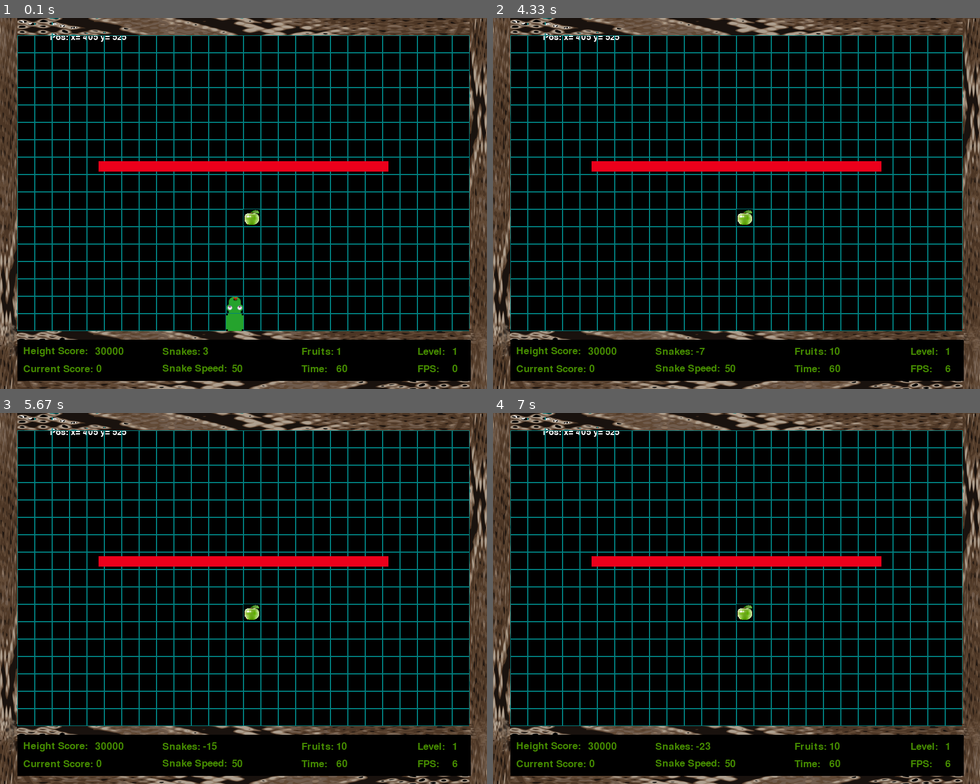
Above: before the commit, frames 1-4 (two rows, left to right).
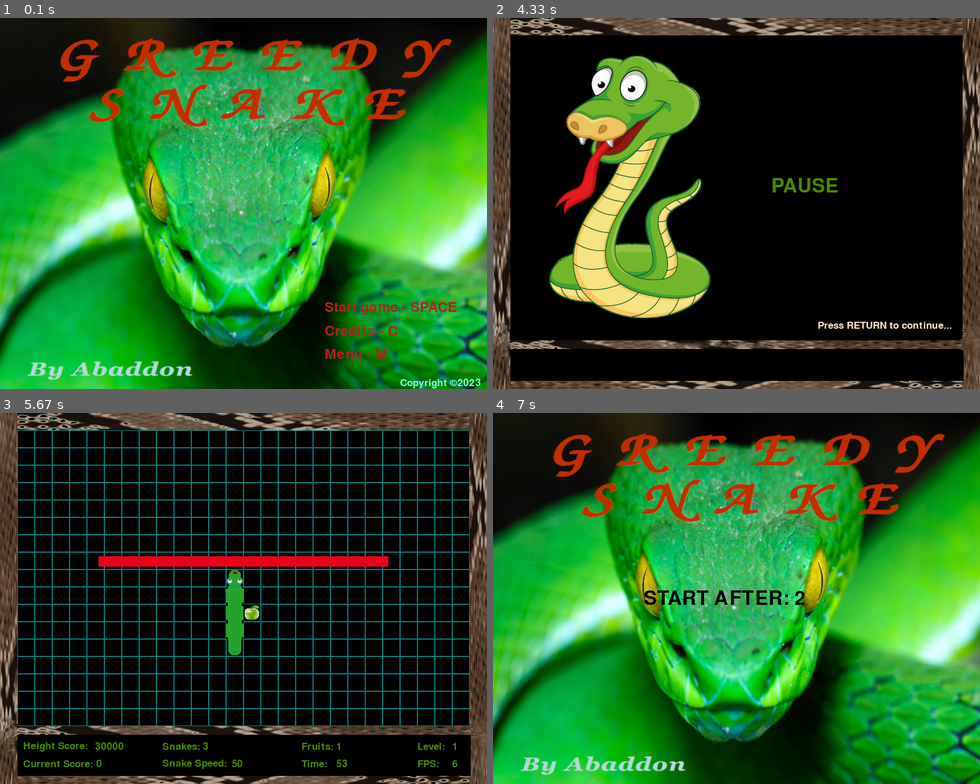
Above: after the commit, the same moments.

Repository: byAbaddon/PyGame-Greedy-Snake
Game: pygame game, started from main.py
Two runs of this game, one before a commit and one after it. Both use one fixed random seed, a clock stepped at 60 frames per second and the inputs below.
Inputs:
- Up to frame 1 (0.1 s): no input
- Up to frame 2 (4.33 s): tap C at 0.33 s; tap Enter at 0.67, 4.2 s; tap Space at 1.1, 3.77 s; hold P 3.7-4.17 s; hold Down 3.7-4.17 s
- Up to frame 3 (5.67 s): hold P 4.77-5.23 s; hold Down 4.77-5.23 s; tap Space at 4.83 s; tap Enter at 5.27 s
- Up to frame 4 (7 s): no input

The runs differ from the first frame. In frame 1, 92% of the frame differs, in the area x 0-100%, y 0-100%; in frame 2, 29%; in frame 3, 0.9%; in frame 4, 91%.

Commit message:
add states: Menu and Credits

Diff:
--- a/main.py
+++ b/main.py
@@ -32,27 +32,44 @@
 
 # Game State
 class GameState(Sound):
-    COOLDOWN = 2000  # milliseconds
+    COOLDOWN = 1000  # milliseconds
     start_timer = pygame.time.get_ticks()
+    start_game_counter = 3
 
     def __init__(self,):
-        self.state = 'game'
+        self.state = 'intro'
         self.current_music = ''
         self.is_music_play = False
         self.background = None
         self.is_bg_created = False
+        self.reset_data = False
 
     def game(self):
-        text_creator(f'FPS: {int(CLOCK.get_fps())}', 'brown3', 250, 20, 22)
-        # ++++++++++++++++++++++++++++++ developer utils +++++++++++++++++++++++++++++++++++++++++++++++++++++++++
-        text_creator(f'FPS {int(CLOCK.get_fps())}', 'white', 10, 5, 25)
-        text_creator(f'Direction: x= {int(snake.direction.x)} y= {int(snake.direction.y)}', 'white', 90, 15, 22)
-        text_creator(f'Pos: x= {int(snake.pos.x)} y= {int(snake.pos.y)}', 'white', 86, 33, 22)
-        text_creator(f'MousePos: x= {pygame.mouse.get_pos()}', 'white', 490, 5)
+        # text_creator(f'FPS: {int(CLOCK.get_fps())}', 'brown3', 250, 20, 22)
+        # # ++++++++++++++++++++++++++++++ developer utils +++++++++++++++++++++++++++++++++++++++++++++++++++++++++
+        # text_creator(f'FPS {int(CLOCK.get_fps())}', 'white', 10, 5, 25)
+        # text_creator(f'Direction: x= {int(snake.direction.x)} y= {int(snake.direction.y)}', 'white', 90, 15, 22)
+        # text_creator(f'Pos: x= {int(snake.pos.x)} y= {int(snake.pos.y)}', 'white', 86, 33, 22)
+        # text_creator(f'MousePos: x= {pygame.mouse.get_pos()}', 'white', 490, 5)
+
+        if self.reset_data:
+            self.state = 'game'  # must be Intro
+            self.current_music = ''
+            self.is_music_play = False
+            self.background = None
+            self.is_bg_created = False
+            self.start_game_counter = 3
+            self.reset_data = False
 
         if snake.is_pause:
             snake.is_pause = False
             self.state = 'pause'
+
+        if snake.is_back_to_game_state:   # TODO:
+            Sound.stop_all_sounds()
+            snake.reset_current_data()  # reset current snake data
+            self.state = 'get_ready'
+            return
 
         if not self.is_bg_created:
             Sound.background_music(self)
@@ -77,10 +94,74 @@
         fruit_group.update()
 
     def intro(self):
-        pass
+        background_image('./src/assets/images/backgrounds/bg_snake.png')
+        text_creator('Start game - SPACE', 'firebrick', S_W - 280, S_H - 140, 35)
+        text_creator('Credits - C', 'firebrick', S_W - 280, S_H - 100, 35)
+        text_creator('Menu - M', 'firebrick', S_W - 280, S_H - 60, 35)
+        text_creator('Copyright ©2023', 'aquamarine', S_W - 150, S_H - 10,)
+
+        if key_pressed(pygame.K_SPACE):
+            Sound.btn_click(self)
+            self.state = 'get_ready'
+        if key_pressed(pygame.K_c):
+            Sound.btn_click(self)
+            self.state = 'credits'
+        if key_pressed(pygame.K_m):
+            Sound.btn_click(self)
+            self.state = 'menu'
+        exit_game()
 
     def menu(self):
-        pass
+        background_image('./src/assets/images/backgrounds/bg_menu.png')
+        text_creator('Press RETURN to back...', 'cornsilk', S_W - 200, S_H - 10, 24)
+        if key_pressed(pygame.K_RETURN):
+            self.state = 'intro'
+        exit_game()
+
+    def credits(self):
+        # background_image('./src/assets/images/backgrounds/bg_EMPTY.png')
+        text_creator('CREDITS', 'slateblue3', S_W // 2 - 60, 40, 40, None, None, True)
+        text_creator('version: 1.0.0-beta', 'cornsilk', S_W - 130, 20, 20)
+
+        text_creator('Free images:', 'brown', 110, 100, 35)
+        text_creator('https://www.pngwing.com', 'cadetblue4', 130, 125, 30)
+
+        text_creator('Free sounds:', 'brown', 110, 200, 35)
+        text_creator('https://freesound.org/', 'cadetblue4', 130, 225, 30)
+
+        text_creator('Platform 2D game:', 'brown', 110, S_H // 2, 34)
+        text_creator('https://www.pygame.org', 'cadetblue4', 130, S_H // 2 + 24, 30)
+
+        SCREEN.blit(pygame.image.load('./src/assets/images/title/pygame_logo.png'), (S_W // 4 - 50, S_H - 266))
+
+        text_creator('Developer:', 'brown', 30, S_H - 60, 30)
+        text_creator('by Abaddon', 'cadetblue4', 50, S_H - 40, 30)
+
+        text_creator('Bug rapports:', 'brown', S_W // 2 - 90, S_H - 60, 30)
+        text_creator('subtotal@abv.bg', 'cadetblue4', S_W // 2 - 70, S_H - 40, 30)
+
+        text_creator('Copyright:', 'brown', S_W - 140, S_H - 60, 30)
+        text_creator('© 2023', 'cadetblue4', S_W - 120, S_H - 40, 30)
+
+        text_creator('Press RETURN to back...', 'cornsilk', S_W - 200, S_H - 10, 24)
+
+        if key_pressed(pygame.K_RETURN):
+            Sound.btn_click(self)
+            self.state = 'intro'
+        exit_game()
+
+    def get_ready(self):
+        time_now = pygame.time.get_ticks()
+        if time_now - self.start_timer > self.COOLDOWN:
+            self.start_game_counter -= 1
+            self.start_timer = time_now
+        background_image('./src/assets/images/backgrounds/bg_snake.png')
+        text_creator(f'START AFTER: {self.start_game_counter}', 'black', 260, S_H // 2, 50)
+        # text_creator('Press RETURN to continue...', 'bisque', S_W - 280, S_H - FRAME_SIZE - 10)
+        if self.start_game_counter == 0:
+            self.reset_data = True
+            self.state = 'game'
+        exit_game()
 
     def start_pause(self):
         background_image('./src/assets/images/backgrounds/bg_pause.png')
@@ -98,13 +179,17 @@
 
     # ========================================= state manager ...
     def state_manager(self):
-        # print(self.state)
+        print(self.state)
+        if self.state == 'intro':
+            self.intro()
         if self.state == 'game':
             self.game()
-        if self.state == 'intro':
-            self.intro()
+        if self.state == 'get_ready':
+            self.get_ready()
         if self.state == 'menu':
             self.menu()
+        if self.state == 'credits':
+            self.credits()
         if self.state == 'pause':
             self.start_pause()
 
--- a/src/classes/snake.py
+++ b/src/classes/snake.py
@@ -25,6 +25,7 @@
     is_exit = False
     is_pause = False
     is_game_over = False
+    is_back_to_game_state = False
     start_x_pos = CELL_NUMBER // 2 - 1
     start_y_pos = CELL_NUMBER // 2 + 3
 
@@ -47,8 +48,8 @@
                 pygame.quit()
                 exit()
             if event.type == pygame.KEYDOWN:
-                Sound.snake_move(self)
-                if not self.is_exit:
+                if not self.is_exit:  # -----------------------prevent keys if level complete
+                    Sound.snake_move(self)
                     if event.key == pygame.K_UP:
                         if self.direction.y != 1:  # check is not same direction
                             self.direction = vec(0, -1)
@@ -161,7 +162,8 @@
             self.is_exit = True
             self.level_complete()
         else:
-            Sound.snake_crash(self)
+            print('Crashhhh in waalllllllllllllllllll')
+            # Sound.snake_crash(self)
             self.lives -= 1
             if self.lives == 0:
                 self.is_game_over = True
@@ -177,6 +179,12 @@
                 exit_rect = pygame.Rect(self.exit_pos[0], self.exit_pos[1], BLOCK_SIZE, BLOCK_SIZE)
                 pygame.draw.rect(SCREEN, 'black', exit_rect)
 
+    def draw_bonus_label(self):
+        bonus_img = pygame.image.load('./src/assets/images/frames/bonus_frame.png')
+        SCREEN.blit(bonus_img, [S_W // 3, S_H // 3 - 20])
+        text_creator('CONGRATULATIONS', 'red', S_W // 3 + 32, S_H // 3 + 26, 32)
+        text_creator(f'Level {self.level} - complete', 'yellow', S_W // 3 + 74, S_H // 3 + 55)
+        text_creator(f'BONUS - {self.level * 1000}', 'green', S_W // 3 + 90, S_H // 3 + 85)
 
     def level_complete(self):
         if not self.is_level_complete:
@@ -190,19 +198,11 @@
         effect.update()
         text_creator('Press SPACE to continue...', 'white', S_W - 260, S_H - FRAME_SIZE - 15 )
         if key_pressed(pygame.K_SPACE):
-            self.level += 1  # todo: if snake exit form level
-            self.reset_current_data()
-            print('complete')
-
-    def draw_bonus_label(self):
-        bonus_img = pygame.image.load('./src/assets/images/frames/bonus_frame.png')
-        SCREEN.blit(bonus_img, [S_W // 3, S_H // 3 - 20])
-        text_creator('CONGRATULATIONS', 'red', S_W // 3 + 32, S_H // 3 + 26, 32)
-        text_creator(f'Level {self.level} - complete', 'yellow', S_W // 3 + 74, S_H // 3 + 55)
-        text_creator(f'BONUS - {self.level * 1000}', 'green', S_W // 3 + 90, S_H // 3 + 85)
+            self.level += 1
+            self.is_back_to_game_state = True
 
     def start_level_again(self):
-        self.reset_current_data()
+        self.is_back_to_game_state = True
 
     def reset_current_data(self):
         self.eat_timer = 60
@@ -214,6 +214,7 @@
         self.is_level_complete = False
         self.is_exit = False
         self.is_pause = False
+        self.is_back_to_game_state = False
         self.start_x_pos = CELL_NUMBER // 2 - 1
         self.start_y_pos = CELL_NUMBER // 2 + 3
 
@@ -230,6 +231,7 @@
         self.is_level_complete = False
         self.is_exit = False
         self.is_pause = False
+        self.is_back_to_game_state = False
         self.start_x_pos = CELL_NUMBER // 2 - 1
         self.start_y_pos = CELL_NUMBER // 2 + 3
 
Binary file added: src/assets/images/backgrounds/bg_menu.png
Binary file added: src/assets/images/title/pygame_logo.png
